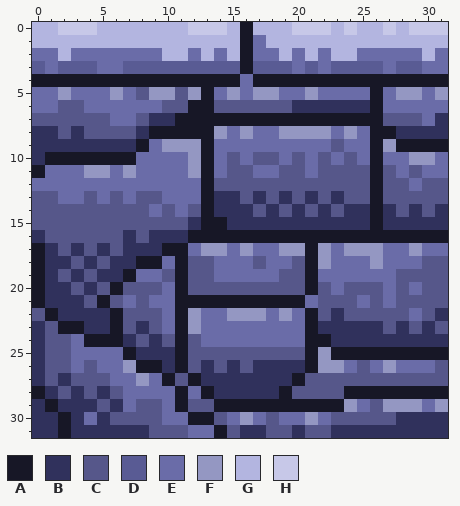
Edited in one commit: pixel-art sprite (src/img/wallD.png). The picture above was drawn from the file before the commit.
The file is 32x32 pixels.
Palette (. is transparent): A #171726  B #30315c  C #56578a  D #595b94  E #6a6ca8  F #9497c2  G #b3b5e0  H #c7c8e8
Pixels before, first column x 0:
 0 GGHHHGGGGGGGHHHGAGGGHHHGHGGHGHHH
 1 GGGGGGGGGGGGGGGGAEGGGGGGGGGGGGGG
 2 EEGEEEEEEEGGEGEGAEEGEGEGGEEEEEGE
 3 DEDDDEEDDDDDDDDDADDDEDEDDDDEDDEE
 4 AAAAAAAAAAAAAAAAEAAAAAAAAAAAAAAA
 5 EEFEEEFECFFCFAEFEFFEEFEEEEAEFFEF
 6 EECCEEEEEECCAACCCCCCBBBBBBAEEEEE
 7 CCCCCCEECBBAAAAAAAAAAAAAAAACCCEB
 8 BBCBCCCCBAAAAAFEFEEFFFFEFEAABBBB
 9 BBBBBBBBAEFFFAEEEEEEEEECEEAFAAAA
10 BAAAAAAAEEEEFAECECCECECECEAEEFFE
11 AEEEFFEFEEEEFAECCEECCECCCCACECEE
12 EEEEEEEEEEEEEACCCCCCCCCCCCACCECC
13 CCEECECECCEEEABBCBCBCBCBCCACCCCC
14 CCCCCCCCCECECABBBCBCBCBCBBABCBCB
15 CCCCCCCCCCCCBAABBBBBBBBBBBABBBBB
16 BCCCCCCBCBBBAAAAAAAAAAAAAAAAAAAA
17 ABCBCBCBBBAAEFFEFEEFFAFEFFFEEFEE
18 ABBCBCBBAAEACCEEECEECAFEEEFEEECC
19 ABCBCBBAEECACCEEEEECCAEEEEEECCCC
20 ABBCBCACCCEACCCCCCCCCACECCCECECC
21 ABBBCACECEEAAAAAAAAAAECCCECECCCC
22 CABBBBACCCEAFEEFFFEFEACBCCCCCECB
23 BCAABBACBCEAFEEEEEEEEABBBBBCBCBC
24 BCCEAAABCBCACEEEEEEEEAABBBBBBBBB
25 BCCEEEEABBBACCCCCCCCCAFAAAAAAAAA
26 BCCECEEFAABACBCBCBBBBAFFECEFEEEC
27 BCBCCCEEFEACABBBBBBBACCCCCCCCCCC
28 ABCBCBCEEEEAEABBBBBACCCCAAAAAAAA
29 BABBBCBECCEACCAAAAAAAAAAFECFFFEF
30 BBABEBCCCCEEAACEFECEEFECCCCCBBBB
31 BBABBBBBBCCCEEACBBCCBCCBBBBBBBBB
The result:
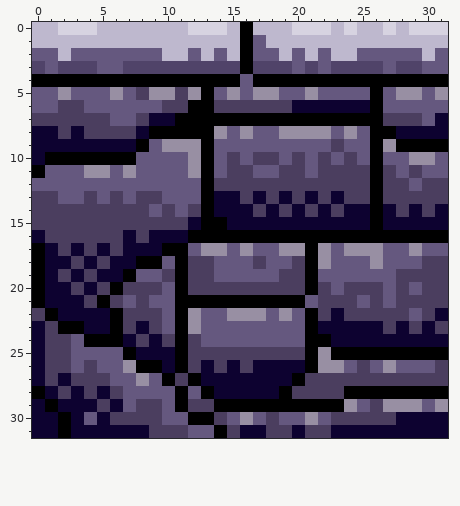
Log entry: Made variance in wall types
From old to new:
colour A: #171726 -> #000000
colour B: #30315c -> #0d0230
colour C: #56578a -> #4b3e5f
colour D: #595b94 -> #504369
colour E: #6a6ca8 -> #65587f
colour F: #9497c2 -> #988fa3
colour G: #b3b5e0 -> #beb8ce
colour H: #c7c8e8 -> #d7d3e1
Pixel boxes of the changes (left, top, right, bottom) in both pictures:
changed: (32, 22, 448, 438)
